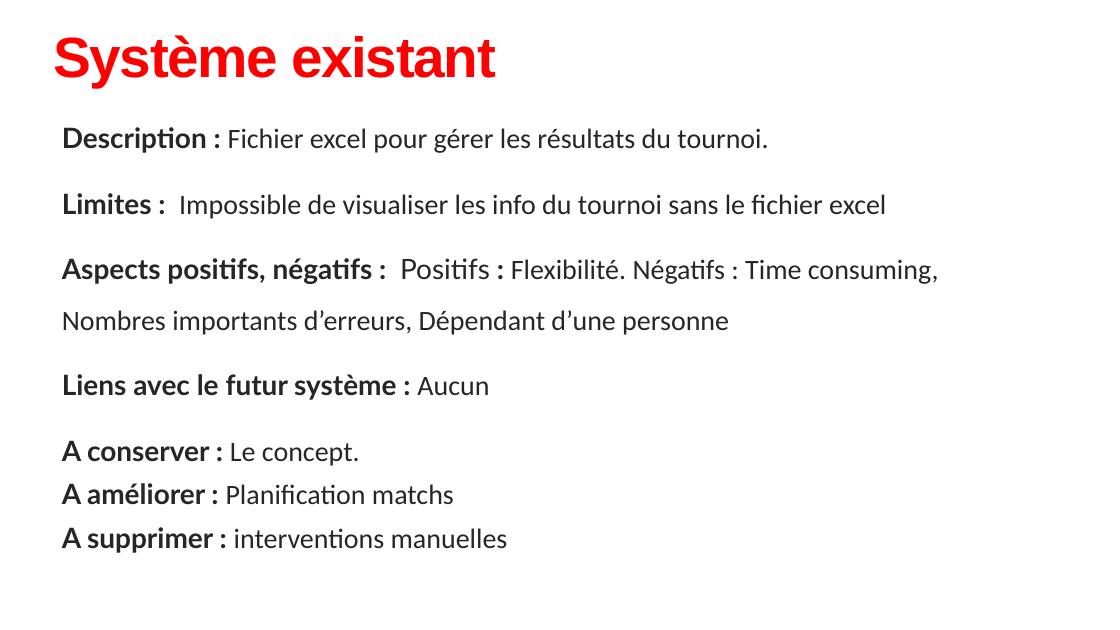
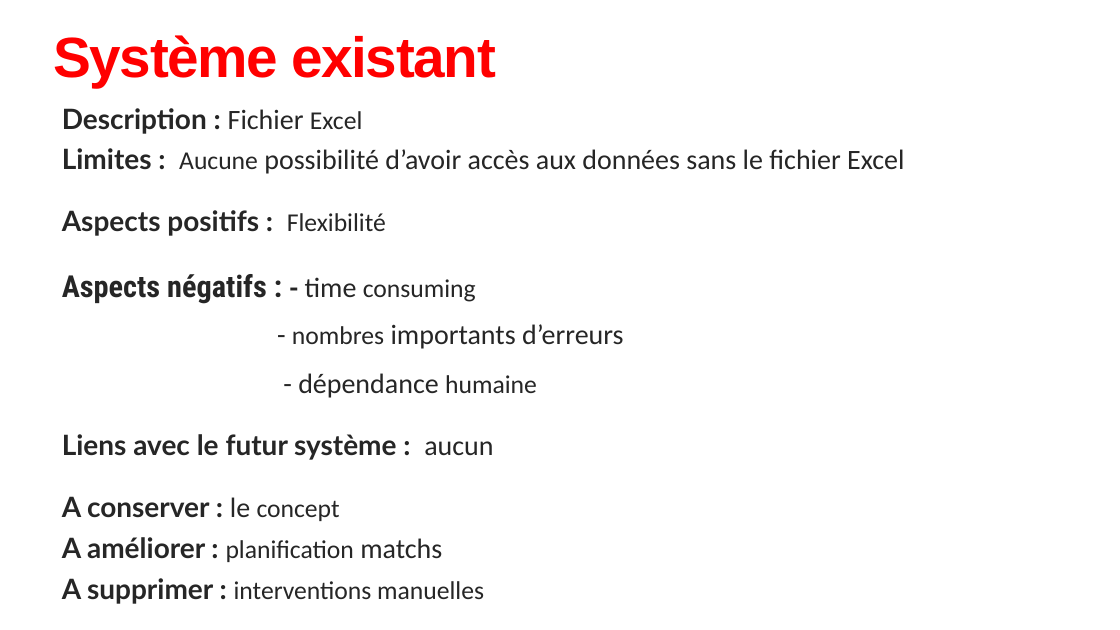
Before and after one commit to stevenfavre/Projet-sur-mandat---FC-Champel, a slide deck: slide 3 of Projet sur mandat - Analyase des besoins.pptx. Drawn at 1120x630 pixels with LibreOffice and Linux fonts; fonts in the diff are those of the drawing. Boxes give left, top, right and bottom in pixels: in the first picture for what was removed or moved away, otherwise in the second. Text is boxed around its words. In the diff, an @@ line names an element or a change of style, - is before the commit and + after.

```diff
--- a/Projet sur mandat - Analyase des besoins.pptx
+++ b/Projet sur mandat - Analyase des besoins.pptx
@@ text "Description : Fichier Excel": place and size @@
-text "Description : Fichier Excel" at <box>62,127,939,553</box>
+text "Description : Fichier Excel" at <box>62,108,904,604</box>
@@ text at <box>62,108,904,562</box>: text changed @@
-  Description : Fichier excel pour gérer les résultats du tournoi.
-  Limites : Impossible de visualiser les info du tournoi sans le fichier excel
-  Aspects positifs, négatifs : Positifs : Flexibilité. Négatifs : Time consuming, Nombres importants d’erreurs, Dépendant d’une personne
-  Liens avec le futur système : Aucun
-  A conserver : Le concept.
-  A améliorer : Planification matchs
+  Description : Fichier Excel
+  Limites : Aucune possibilité d’avoir accès aux données sans le fichier Excel
+  Aspects positifs : Flexibilité
+  Aspects négatifs : - time consuming
+  - nombres importants d’erreurs
+  - dépendance humaine
+  Liens avec le futur système : aucun
+  A conserver : le concept
+  A améliorer : planification matchs
@@ text at <box>62,578,484,604</box>: size 24 to 22 pt in "interventions manuelles"; line spacing 0.85 to 0.75 @@
```
Also in this commit, not shown: 9 other slides changed.
